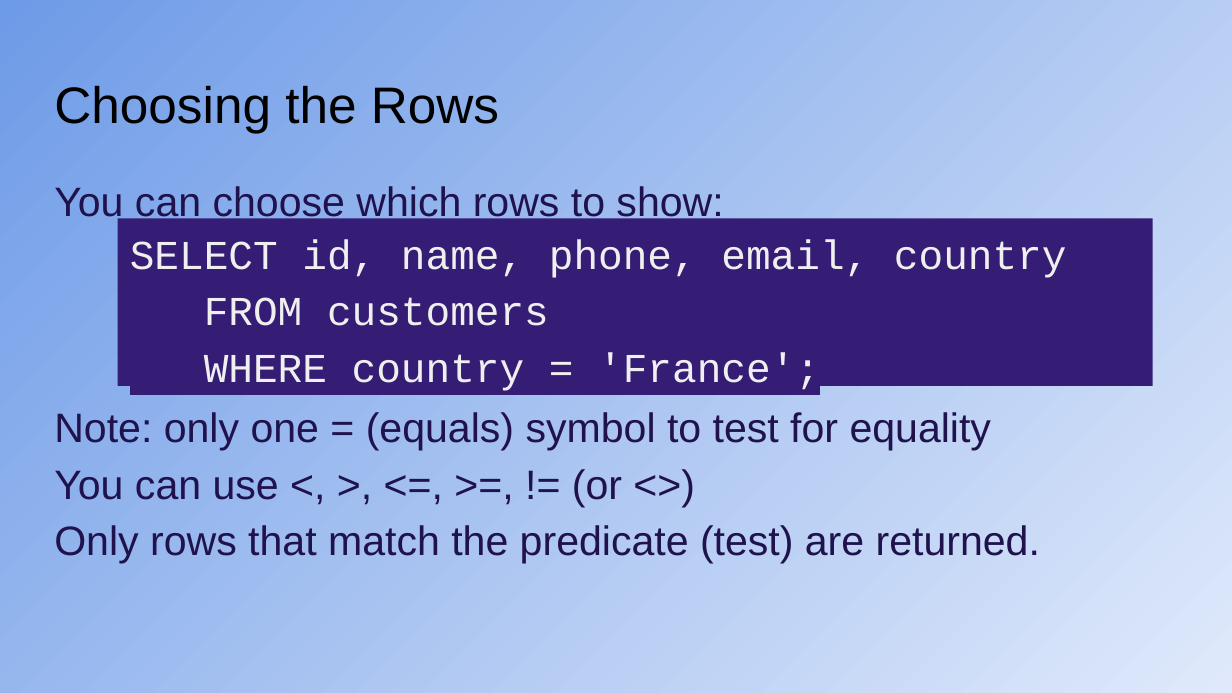
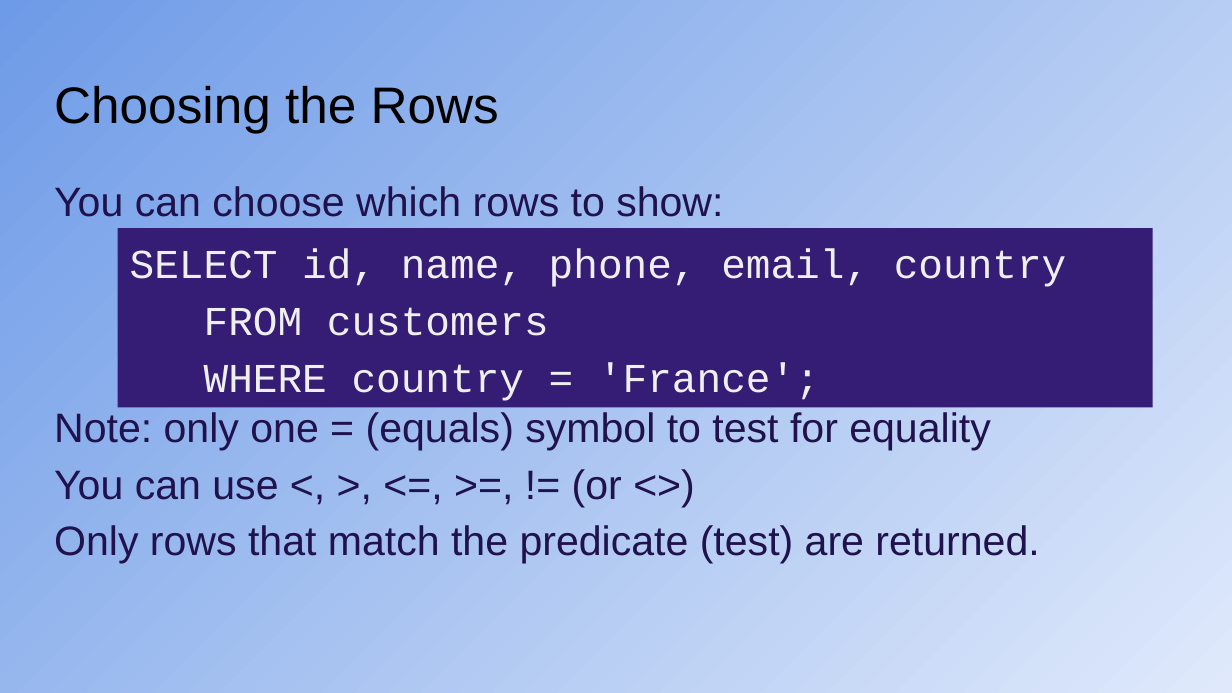
Before and after one commit to KeithBremer/CYF-DB-Module, a slide deck: slide 21 of db/week-1/CYF_DB_1.pptx. Drawn at 1232x693 pixels with LibreOffice and Linux fonts; fonts in the diff are those of the drawing. Boxes give left, top, right and bottom in pixels: in the first picture for what was removed or moved away, otherwise in the second. Text is boxed around its words. In the diff, an @@ line names an element or a change of style, - is before the commit and + after.

```diff
--- a/db/week-1/CYF_DB_1.pptx
+++ b/db/week-1/CYF_DB_1.pptx
@@ rectangle "SELECT id, name, phone, email, ...": place and size @@
-rectangle "SELECT id, name, phone, email, ..." at <box>117,218,1152,386</box>
+rectangle "SELECT id, name, phone, email, ..." at <box>117,228,1152,408</box>
@@ rectangle "SELECT id, name, phone, email, ..." at <box>117,228,1152,408</box>: highlight #351C75 to none @@
```
Also in this commit, not shown: 20 other slides changed, 3 other files.
